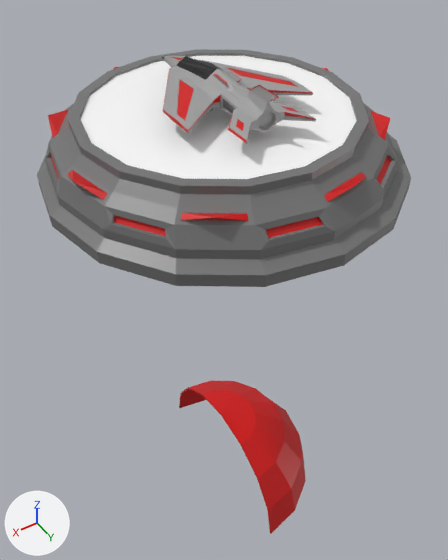
The Blender file blender/FlightA_02.blend: old version first, new version second.
One viewpoint serves both versions: a camera (50 mm lens) standing at (15.4, 24.2, 17.4) and looking at (-1.0, -1.0, -9.2). Lighting does not change. The marker at lower left points along +X, +Y and +Z.

The scene before the commit, as lines of its bpy script (objects in view):
```python
me_cylinder_007 = bpy.data.meshes.new('Cylinder.007')
me_cylinder_007.from_pydata(...)  # 288 vertices, 273 faces; spans x -9.8..9.4, y -9.4..9.7, z 0.0..3.5
me_cylinder_007.materials.append(mat_material)  # picture img_palette64_png
me_cylinder_009 = bpy.data.meshes.new('Cylinder.009')
me_cylinder_009.from_pydata(...)  # 473 vertices, 433 faces; spans x -3.48..3.48, y -5.83..5.06, z -0.03..2.16
me_cylinder_009.materials.append(mat_material)  # picture img_palette64_png
me_sphere = bpy.data.meshes.new('Sphere')
me_sphere.from_pydata(...)  # 37 vertices, 32 faces; spans x -7.07..0.0, y -7.06..7.07, z -0.01..7.06
me_sphere.materials.append(mat_material)  # picture img_palette64_png
ob_halbkugel = bpy.data.objects.new('Halbkugel', me_sphere)
ob_halbkugel.location = (0.0, 0.0, -28.62)
_m = ob_halbkugel.modifiers.new('Solidify', 'SOLIDIFY')
_m.thickness = 0.13
_m.nonmanifold_thickness_mode = 'FIXED'
_m.nonmanifold_merge_threshold = 0.0003
ob_plane = bpy.data.objects.new('Plane', me_cylinder_009)
ob_plane.location = (0.0, 0.0, 3.67)
ob_planetbase = bpy.data.objects.new('PlanetBase', me_cylinder_007)
ob_planetbase.location = (0.0, 0.0, 0.0)
```
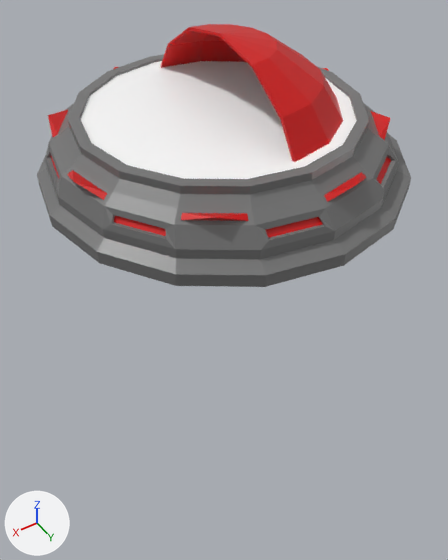
Location of each change, (x1, y1, x2, y2) in pixels of the pictures (448 x 560 px):
'Halbkugel', moved
    before: (179, 381, 306, 534)
    after: (160, 24, 343, 162)
'Plane', moved (not visible afterwards)
    before: (162, 55, 316, 144)

The change, as a diff of the scene's bpy script:
```diff
--- a/blender/FlightA_02.blend.py
+++ b/blender/FlightA_02.blend.py
@@ ob_halbkugel @@
 ob_halbkugel = bpy.data.objects.new('Halbkugel', me_sphere)
-ob_halbkugel.location = (0.0, 0.0, -28.62)
+ob_halbkugel.location = (0.0, 0.0, 0.0)
 _m = ob_halbkugel.modifiers.new('Solidify', 'SOLIDIFY')
@@ ob_plane @@
 ob_plane = bpy.data.objects.new('Plane', me_cylinder_009)
-ob_plane.location = (0.0, 0.0, 3.67)
+ob_plane.location = (0.0, 0.0, 0.0)
```
